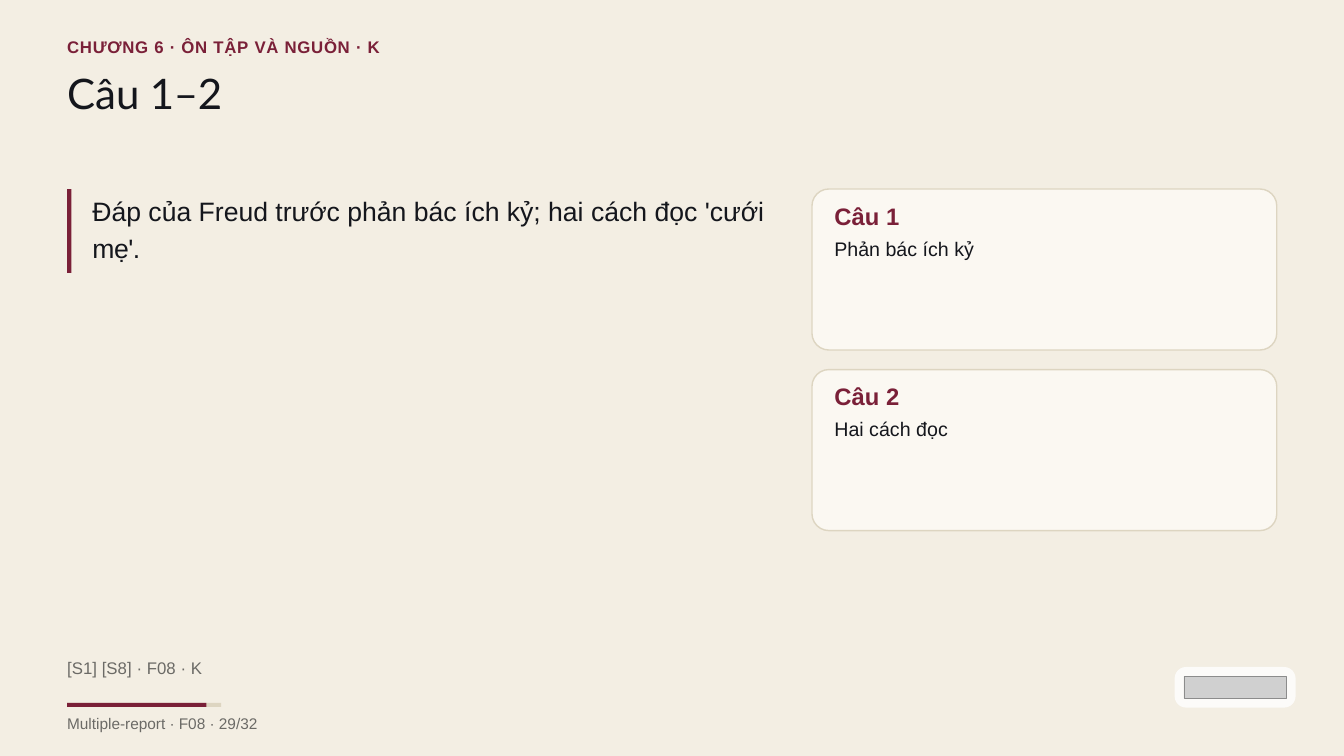
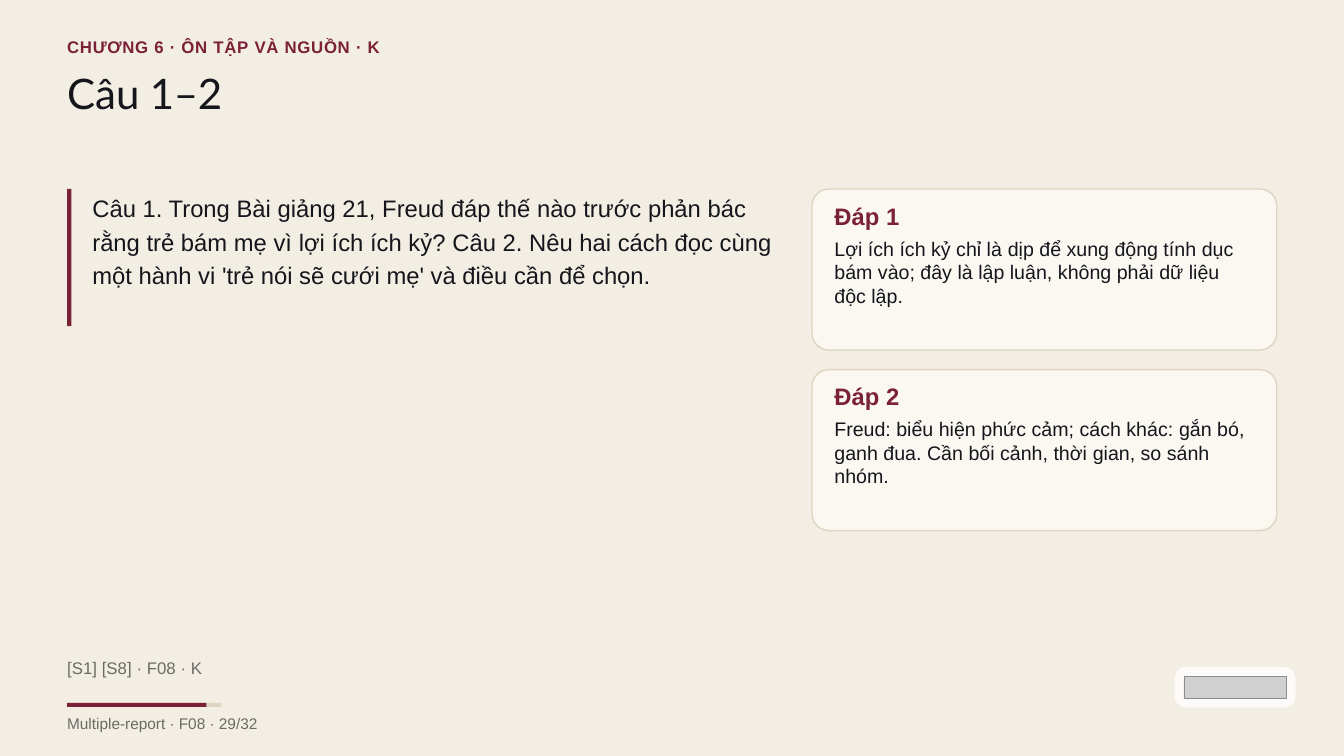
Before and after one commit to vohoailinh90/Multiple-report, a slide deck: slide 29 of psychology-knowledge/01-Sigmund-Freud/visuals/f08.pptx. Drawn at 1344x756 pixels with LibreOffice and Linux fonts; fonts in the diff are those of the drawing; grey boxes stand for pictures. Boxes give left, top, right and bottom in pixels: in the first picture for what was removed or moved away, otherwise in the second. Text is boxed around its words. In the diff, an @@ line names an element or a change of style, - is before the commit and + after.

```diff
--- a/psychology-knowledge/01-Sigmund-Freud/visuals/f08.pptx
+++ b/psychology-knowledge/01-Sigmund-Freud/visuals/f08.pptx
@@ background #FFFFFF to #F3EEE3 @@
@@ rectangle removed at [0, 0, 1344, 756] @@
@@ rectangle: place and size @@
-rectangle at [67, 189, 71, 273]
+rectangle at [67, 189, 71, 326]
@@ text at [92, 198, 772, 288]: text changed; size 28.5 to 25.5 pt @@
-Đáp của Freud trước phản bác ích kỷ; hai cách đọc 'cưới mẹ'.
+Câu 1. Trong Bài giảng 21, Freud đáp thế nào trước phản bác rằng trẻ bám mẹ vì lợi ích ích kỷ? Câu 2. Nêu hai cách đọc cùng một hành vi 'trẻ nói sẽ cưới mẹ' và điều cần để chọn.
@@ text at [834, 207, 899, 230]: text changed @@
-Câu 1
+Đáp 1
@@ text at [834, 240, 1234, 307]: text changed @@
-Phản bác ích kỷ
+Lợi ích ích kỷ chỉ là dịp để xung động tính dục bám vào; đây là lập luận, không phải dữ liệu độc lập.
@@ text at [834, 387, 899, 410]: text changed @@
-Câu 2
+Đáp 2
@@ text at [834, 421, 1244, 484]: text changed @@
-Hai cách đọc
+Freud: biểu hiện phức cảm; cách khác: gắn bó, ganh đua. Cần bối cảnh, thời gian, so sánh nhóm.
```
Also in this commit, not shown: 1 other slide changed, 2 other files.
